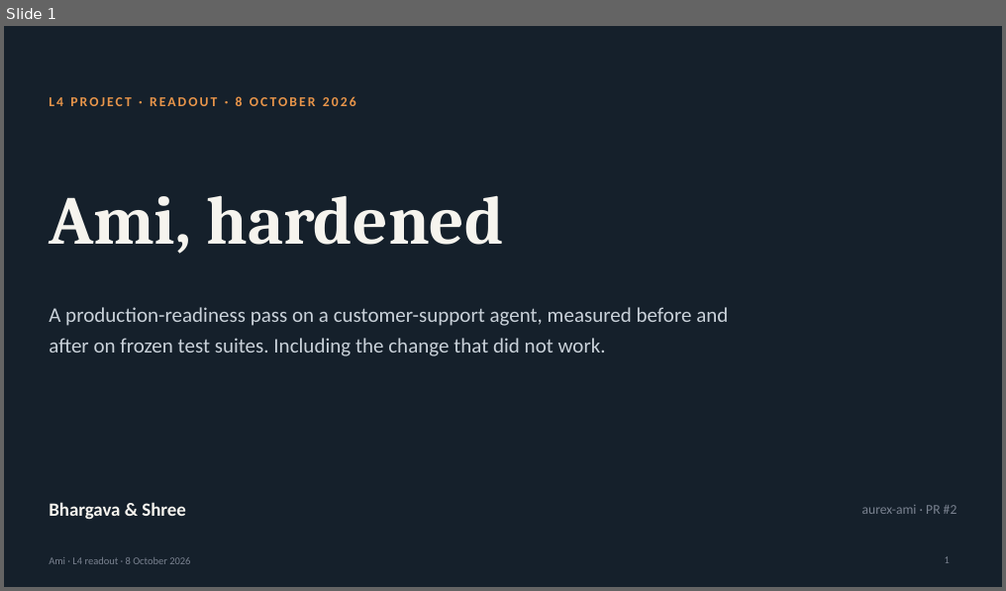
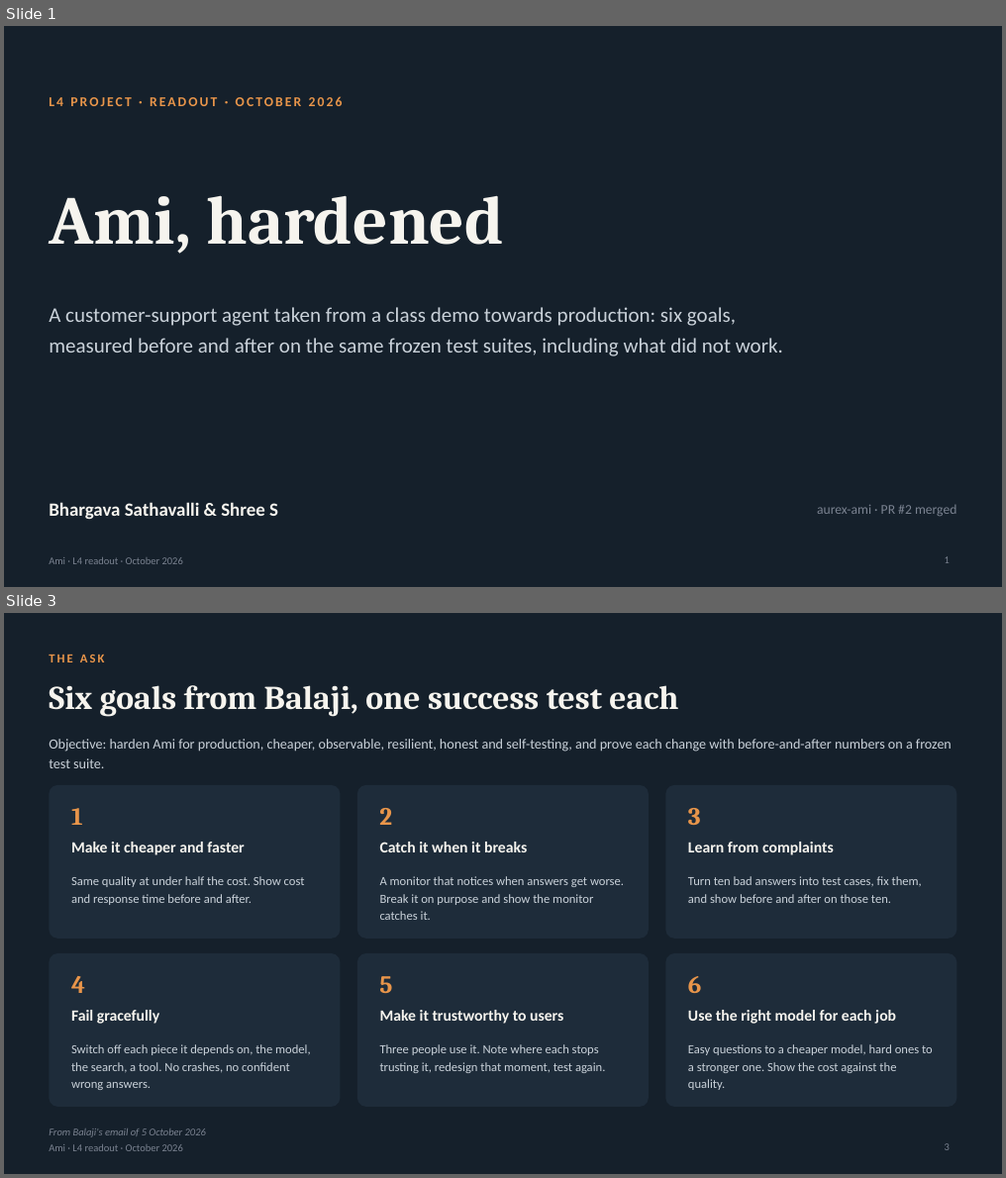
Before and after one commit to shreenathacc22/ami-l4-project, a slide deck: docs/Ami-L4-Readout-Bhargava-Shree-2026-10-08.pptx. Shown one above the other, each under a label of ours: slide 1 before the commit, slides 1 and 3 after it; the slides between them are not shown. The pictures are 1006x591 and 1006x1178 pixels, drawn with LibreOffice and Linux fonts; fonts in the diff are those of the drawing. Boxes give left, top, right and bottom in pixels: in the first picture for what was removed or moved away, otherwise in the second. Text is boxed around its words. In the diff, an @@ line names an element or a change of style, - is before the commit and + after.

```diff
--- a/docs/Ami-L4-Readout-Bhargava-Shree-2026-10-08.pptx
+++ b/docs/Ami-L4-Readout-Bhargava-Shree-2026-10-08.pptx
@@ slide 3 added at (4, 613, 1002, 1174), background #15202B; not listed: 1 template element that a slide beside it also shows @@
@@ text added at (49, 654, 105, 663), 12 pt, text #E8954A, bold @@
+THE ASK
@@ title added at (49, 685, 678, 717), 32 pt, text #F6F4EE, bold @@
+Six goals from Balaji, one success test each
@@ text added at (49, 739, 951, 768), 13.5 pt, text #C9D1D9 @@
+Objective: harden Ami for production, cheaper, observable, resilient, honest and self-testing, and prove each change with before-and-after numbers on a frozen test suite.
@@ rounded rectangle added at (49, 785, 341, 939), fill #1E2C3A @@
@@ rounded rectangle added at (357, 785, 648, 939), fill #1E2C3A @@
@@ rounded rectangle added at (665, 785, 957, 939), fill #1E2C3A @@
@@ text added at (71, 808, 83, 825), 24 pt, text #E8954A, bold @@
+1
@@ text added at (379, 808, 392, 825), 24 pt, text #E8954A, bold @@
+2
@@ text added at (688, 808, 701, 825), 24 pt, text #E8954A, bold @@
+3
@@ text added at (71, 842, 244, 856), 15 pt, text #F6F4EE, bold @@
+Make it cheaper and faster
@@ text added at (380, 842, 527, 853), 15 pt, text #F6F4EE, bold @@
+Catch it when it breaks
@@ text added at (688, 842, 834, 856), 15 pt, text #F6F4EE, bold @@
+Learn from complaints
@@ text added at (71, 876, 305, 905), 12 pt, text #C9D1D9 @@
+Same quality at under half the cost. Show cost and response time before and after.
@@ text added at (380, 876, 624, 920), 12 pt, text #C9D1D9 @@
+A monitor that notices when answers get worse. Break it on purpose and show the monitor catches it.
@@ text added at (688, 876, 922, 903), 12 pt, text #C9D1D9 @@
+Turn ten bad answers into test cases, fix them, and show before and after on those ten.
@@ rounded rectangle added at (49, 954, 341, 1107), fill #1E2C3A @@
@@ rounded rectangle added at (357, 954, 648, 1107), fill #1E2C3A @@
@@ rounded rectangle added at (665, 954, 957, 1107), fill #1E2C3A @@
@@ text added at (71, 976, 85, 993), 24 pt, text #E8954A, bold @@
+4
@@ text added at (379, 976, 392, 993), 24 pt, text #E8954A, bold @@
+5
@@ text added at (688, 976, 702, 993), 24 pt, text #E8954A, bold @@
+6
@@ text added at (71, 1010, 159, 1024), 15 pt, text #F6F4EE, bold @@
+Fail gracefully
@@ text added at (380, 1010, 563, 1024), 15 pt, text #F6F4EE, bold @@
+Make it trustworthy to users
@@ text added at (688, 1010, 896, 1024), 15 pt, text #F6F4EE, bold @@
+Use the right model for each job
@@ text added at (71, 1045, 311, 1090), 12 pt, text #C9D1D9 @@
+Switch off each piece it depends on, the model, the search, a tool. No crashes, no confident wrong answers.
@@ text added at (380, 1045, 605, 1073), 12 pt, text #C9D1D9 @@
+Three people use it. Note where each stops trusting it, redesign that moment, test again.
@@ text added at (688, 1045, 933, 1090), 12 pt, text #C9D1D9 @@
+Easy questions to a cheaper model, hard ones to a stronger one. Show the cost against the quality.
@@ text added at (49, 1129, 206, 1138), 10 pt, text #7A8290, italic @@
+From Balaji's email of 5 October 2026
@@ page number added at (944, 1144, 949, 1151), 10 pt, text #7A8290 @@
+3
@@ slide 1 changed as well @@
@@ text at (49, 96, 343, 106): text changed @@
-L4 PROJECT · READOUT · 8 OCTOBER 2026
+L4 PROJECT · READOUT · OCTOBER 2026
@@ text at (49, 307, 783, 357): text changed @@
-A production-readiness pass on a customer-support agent, measured before and after on frozen test suites. Including the change that did not work.
+A customer-support agent taken from a class demo towards production: six goals, measured before and after on the same frozen test suites, including what did not work.
@@ text at (49, 502, 278, 519): text changed @@
-Bhargava & Shree
+Bhargava Sathavalli & Shree S
@@ text at (817, 505, 956, 516): text changed @@
-aurex-ami · PR #2
+aurex-ami · PR #2 merged
@@ text at (49, 558, 183, 565): text changed @@
-Ami · L4 readout · 8 October 2026
+Ami · L4 readout · October 2026
```
Also in this commit, not shown: 7 other slides changed, 2 other slides added, 2 slides removed, 10 other files.
